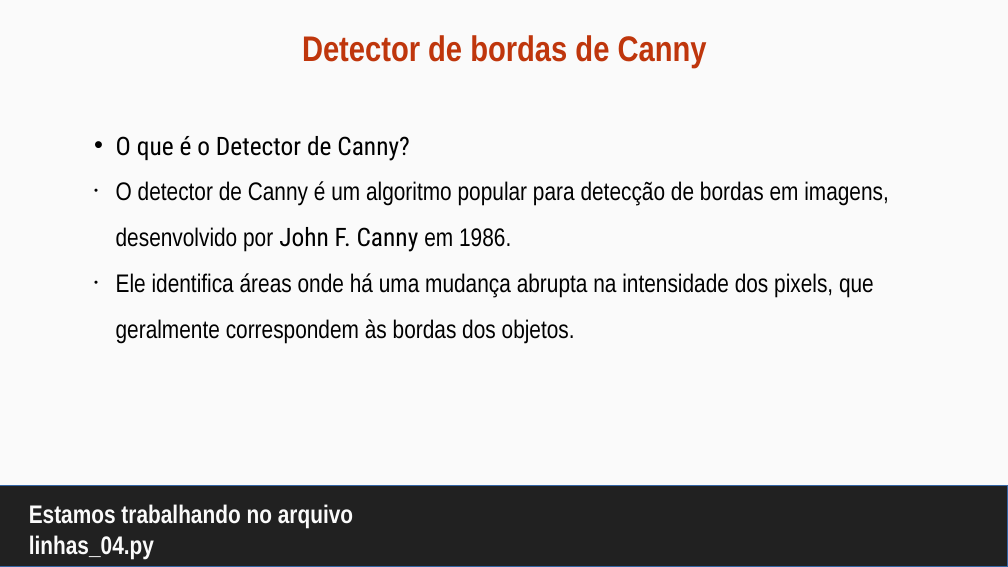
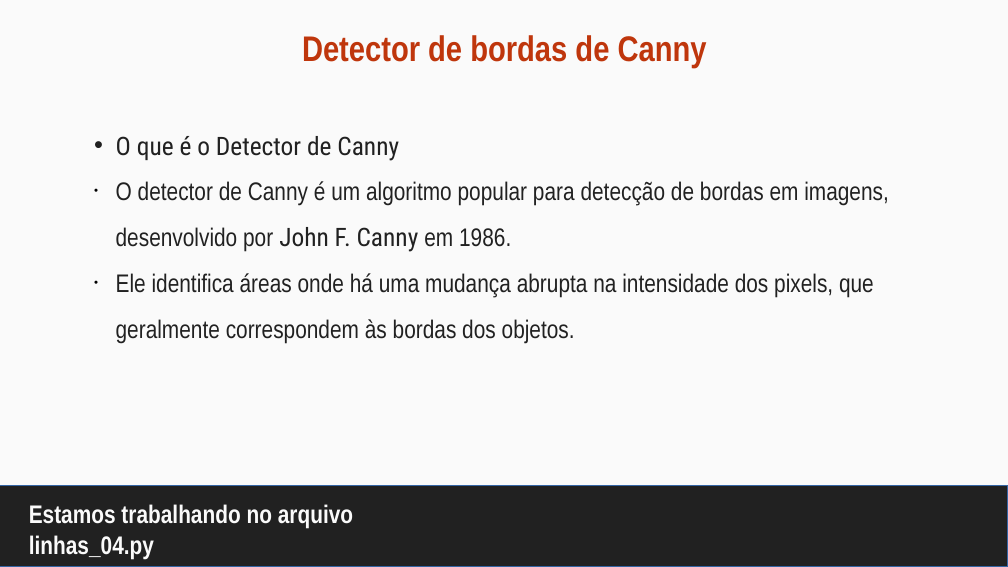
Before and after one commit to maurizioprizzi/finding_lanes, a slide deck: slide 16 of computer_vision_encounter_01.odp. Drawn at 1008x567 pixels with LibreOffice and Linux fonts; fonts in the diff are those of the drawing. Boxes give left, top, right and bottom in pixels: in the first picture for what was removed or moved away, otherwise in the second. Text is boxed around its words. In the diff, an @@ line names an element or a change of style, - is before the commit and + after.

```diff
--- a/computer_vision_encounter_01.odp
+++ b/computer_vision_encounter_01.odp
@@ subtitle at [116,136,399,161]: text changed; text colour #000000 to #212121 @@
-• O que é o Detector de Canny?
+• O que é o Detector de Canny
@@ subtitle at [116,181,889,344]: text colour #000000 to #212121 @@
```
Also in this commit, not shown: 3 other slides changed.
